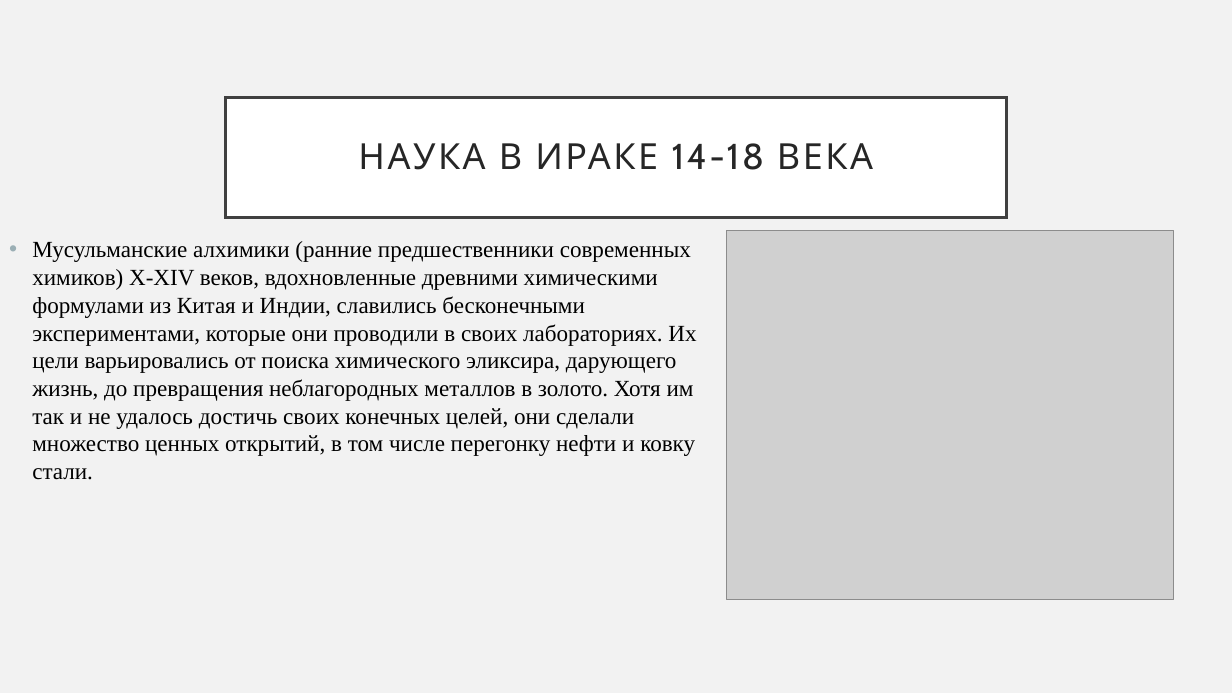
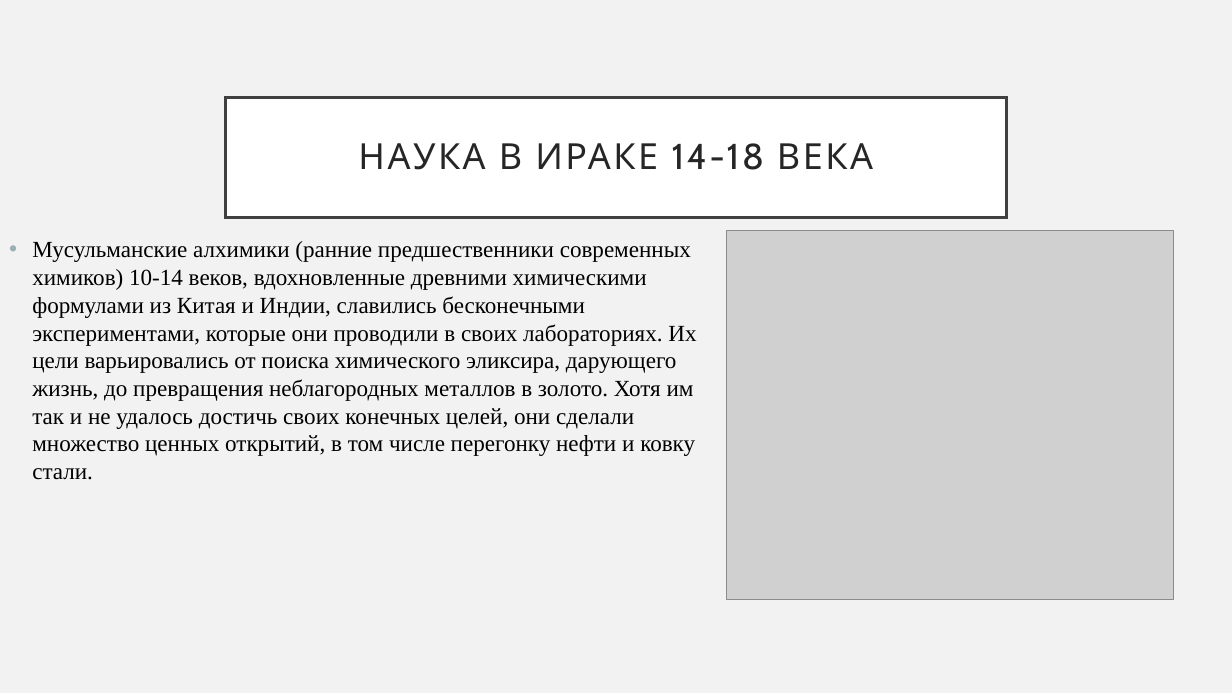
Before and after one commit to DnineO/3-term-of-SPBSTU, a slide deck: slide 3 of История и методология науки/Наука и строительное дело в Ираке 14-18 века.pptx. Drawn at 1232x693 pixels with LibreOffice and Linux fonts; fonts in the diff are those of the drawing; grey boxes stand for pictures. Boxes give left, top, right and bottom in pixels: in the first picture for what was removed or moved away, otherwise in the second. Text is boxed around its words. In the diff, an @@ line names an element or a change of style, - is before the commit and + after.

```diff
--- a/История и методология науки/Наука и строительное дело в Ираке 14-18 века.pptx
+++ b/История и методология науки/Наука и строительное дело в Ираке 14-18 века.pptx
@@ text at (x1=32, y1=241, x2=696, y2=480): text changed @@
-• Мусульманские алхимики (ранние предшественники современных химиков) X-XIV веков, вдохновленные древними химическими формулами из Китая и Индии, славились бесконечными экспериментами, которые они проводили в своих лабораториях. Их цели варьировались от поиска химического эликсира, дарующего жизнь, до превращения неблагородных металлов в золото. Хотя им так и не удалось достичь своих конечных целей, они сделали множество ценных открытий, в том числе перегонку нефти и ковку стали.
+• Мусульманские алхимики (ранние предшественники современных химиков) 10-14 веков, вдохновленные древними химическими формулами из Китая и Индии, славились бесконечными экспериментами, которые они проводили в своих лабораториях. Их цели варьировались от поиска химического эликсира, дарующего жизнь, до превращения неблагородных металлов в золото. Хотя им так и не удалось достичь своих конечных целей, они сделали множество ценных открытий, в том числе перегонку нефти и ковку стали.
```
Also in this commit, not shown: 6 other slides changed, 3 slides added, 1 slide removed.
